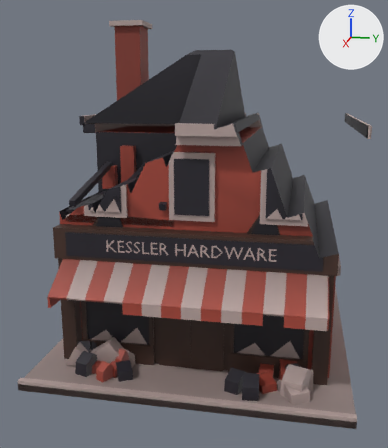
The glTF model assets/bld.kessler-hardware/model.w5.lod2.glb: old version first, new version second.
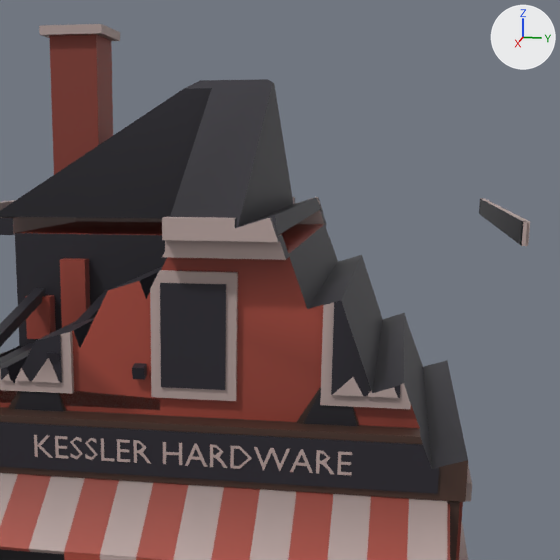
Old and new are each drawn whole from a camera (50 mm lens) standing at (18.29, 3.01, 8.36) and looking at (1.02, -0.44, 4.05) and again close up on the part from 23% to 100% of the width and 2% to 69% of the height. Arrows for +X, +Y and +Z are at upper right; the lights stay in place. The first two pictures are the older version. Where no turn or scale is listed for an object, it has been applied to the vertices. Vertices at exactly the same position are counted once.

The first close-up shows 'body_pal_brick.002', 'body_pal_leather', 'body_pal_sidewalk.001', 'body_pal_uiDark'.
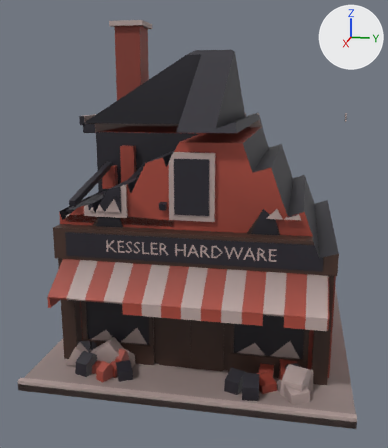
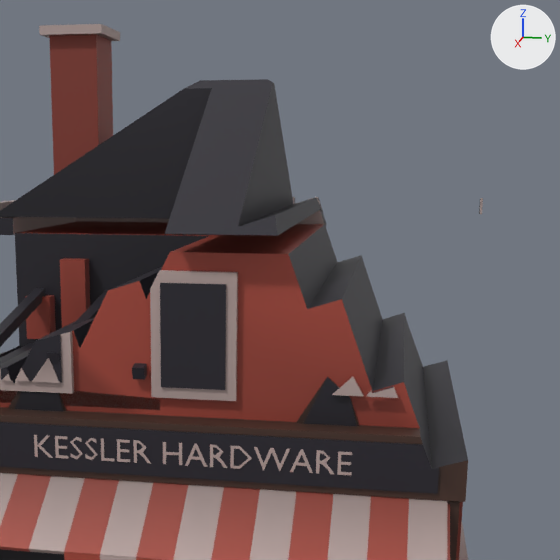
Pixel boxes [x1, y1, x2, y2] of what changed, in the close-ups (560 x 560 px):
```json
{"object": "body_pal_uiDark", "change": "reshaped", "before": [0, 79, 523, 560], "after": [0, 79, 481, 560]}
{"object": "body_pal_sidewalk.001", "change": "reshaped", "before": [0, 24, 530, 560], "after": [0, 24, 483, 560]}
{"part": 1, "of": "me_body_pal_sidewalk_001", "change": "deleted", "before": [162, 199, 530, 502]}
{"part": 2, "of": "me_body_pal_sidewalk_001", "change": "edited", "before": [0, 33, 483, 475], "after": [0, 33, 483, 475], "on screen": "looks the same"}
{"part": 3, "of": "me_body_pal_uidark", "change": "deleted", "before": [235, 199, 523, 398]}
{"part": 4, "of": "me_body_pal_uidark", "change": "deleted", "before": [324, 299, 411, 404]}
{"part": 5, "of": "me_body_pal_uidark", "change": "edited", "before": [0, 80, 480, 494], "after": [0, 80, 480, 494], "on screen": "looks the same"}
```

Scene script edits in JSON lines:
```json
{"block": "me_body_pal_sidewalk_001", "where": "# used by ob_body_pal_sidewalk_001; location = (0.0, 0.0, 0.0)"}
{"op": "remove", "block": "me_body_pal_sidewalk_001", "code": "me_body_pal_sidewalk_001.from_pydata(...)  # 835 vertices, 1043 faces; spans x -4.4..5.6, y -4.7..4.7, z 0.0..10.73"}
{"op": "add", "block": "me_body_pal_sidewalk_001", "code": "me_body_pal_sidewalk_001.from_pydata(...)  # 714 vertices, 906 faces; spans x -4.4..5.6, y -4.7..4.7, z 0.0..10.73"}
{"block": "me_body_pal_sidewalk_001", "change": "me_body_pal_sidewalk_001 part 1: 7 loose pieces with 121 vertices, spanning x -4.05..4.09, y -0.4..4.69, z 3.41..7.54, are deleted"}
{"block": "me_body_pal_sidewalk_001", "change": "me_body_pal_sidewalk_001 part 2: 214 kept faces spanning x -4.4..5.15, y -4.7..4.7, z 0.0..10.73 get new vertex colours"}
{"block": "me_body_pal_uidark", "where": "# used by ob_body_pal_uidark; location = (0.0, 0.0, 0.0)"}
{"op": "remove", "block": "me_body_pal_uidark", "code": "me_body_pal_uidark.from_pydata(...)  # 664 vertices, 899 faces; spans x -4.09..5.16, y -4.69..4.6, z 0.2..9.7"}
{"op": "add", "block": "me_body_pal_uidark", "code": "me_body_pal_uidark.from_pydata(...)  # 539 vertices, 753 faces; spans x -4.09..5.16, y -4.69..4.6, z 0.2..9.7"}
{"block": "me_body_pal_uidark", "change": "me_body_pal_uidark part 3: 9 loose pieces with 100 vertices, spanning x -4.05..4.09, y -0.4..4.6, z 4.95..7.54, are deleted"}
{"block": "me_body_pal_uidark", "change": "me_body_pal_uidark part 4: 15 vertices removed from x 3.5..3.6, y 1.94..3.26, z 4.85..6.36"}
{"block": "me_body_pal_uidark", "change": "me_body_pal_uidark part 5: 170 kept faces spanning x -4.09..5.16, y -4.34..4.6, z 0.2..9.7 get new vertex colours"}
{"block": "me_body_pal_uidark", "change": "other edits to the shape of me_body_pal_uidark do not show in these pictures"}
```
